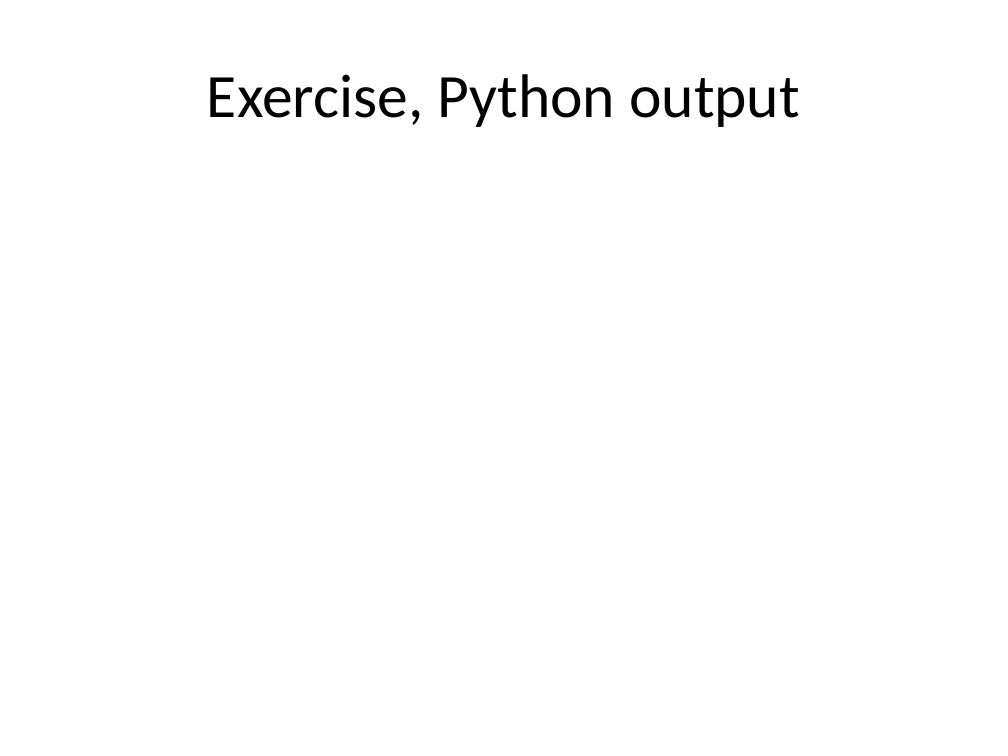
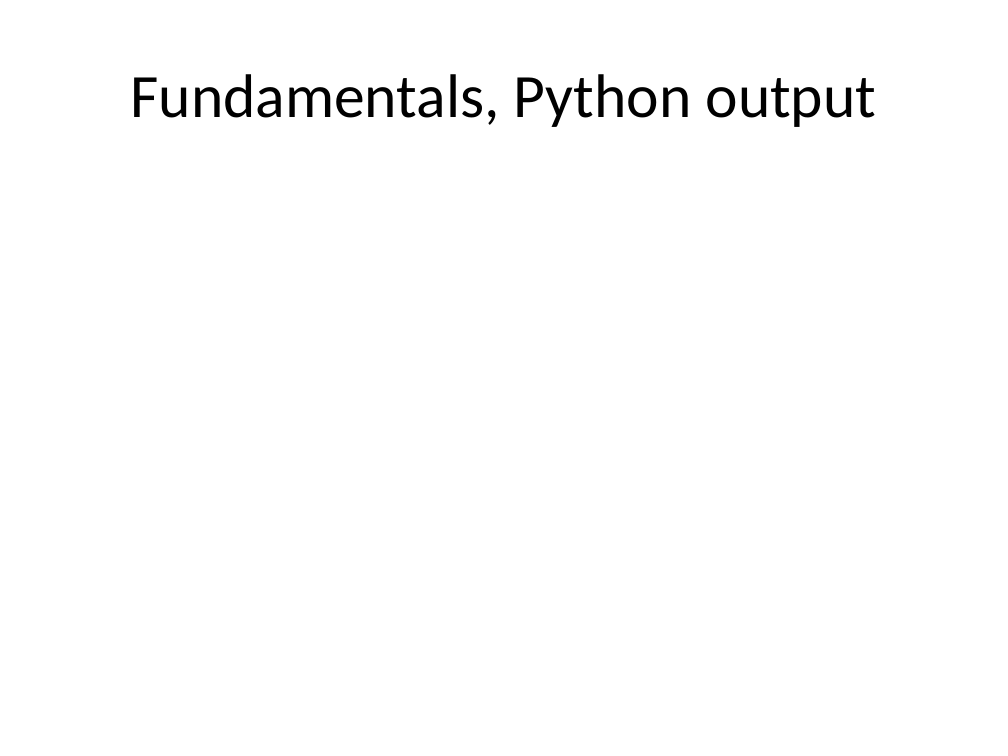
Before and after one commit to pmean/data-visualization, a slide deck: slide 22 of data-viz-03/component/fundamentals.pptx (slide 14 before the commit). Drawn at 1008x756 pixels with LibreOffice and Linux fonts; fonts in the diff are those of the drawing. Boxes give left, top, right and bottom in pixels: in the first picture for what was removed or moved away, otherwise in the second. Text is boxed around its words. In the diff, an @@ line names an element or a change of style, - is before the commit and + after.

```diff
--- a/data-viz-03/component/fundamentals.pptx
+++ b/data-viz-03/component/fundamentals.pptx
@@ title at <box>130,74,877,127</box>: text changed @@
-Exercise, Python output
+Fundamentals, Python output
```
Also in this commit, not shown: 4 other slides changed, 5 slides added, 1 slide removed, 9 other files.
